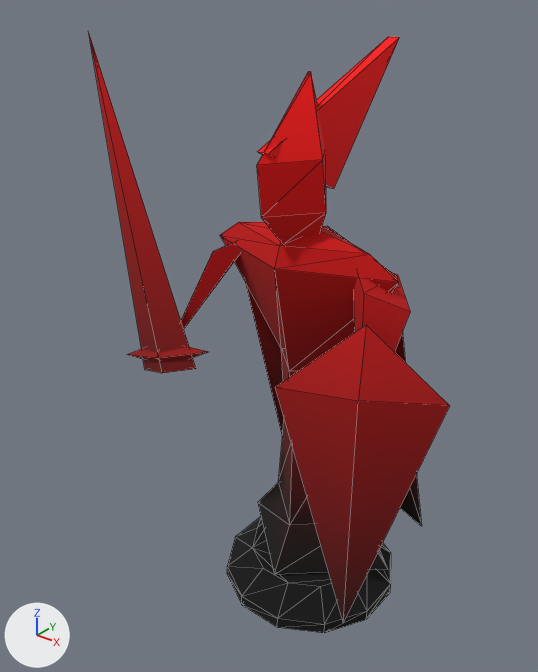
The glTF model art/terrain-study/northstar-units/ns-swordsman.glb, before and after one commit.
Both versions are drawn from a 50 mm camera at (0.848, -1.23, 1.393) aimed at (-0.119, -0.022, 0.644). Every picture has the same lights, and +X, +Y and +Z are marked at lower left. The older version comes first. Mesh edges are drawn as thin lines. Vertices at exactly the same position are counted once.

The first picture shows 'Cape', 'Crest fin', 'Kite shield', 'Ringed form', 'Ringed form.001', 'Ringed form.002', 'Spike', 'Spike.001', 'Spike.002', 'Spike.003', 'Spike.004'.
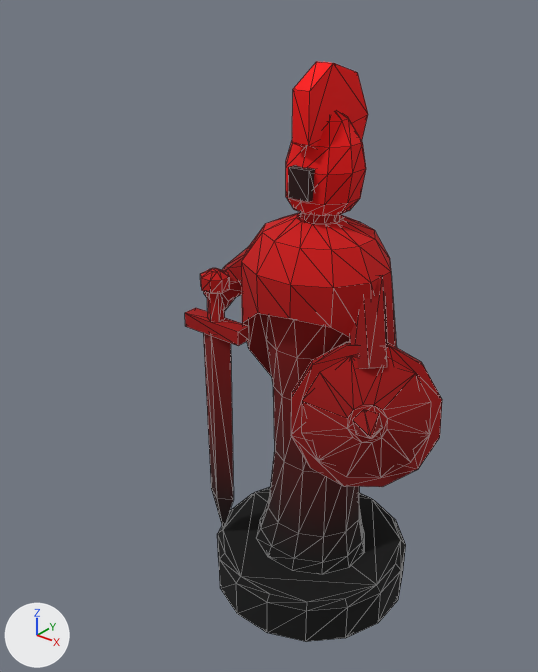
Location of each change, (x1, y1, x2, y2) in pixels of the pictures (538 x 672 px):
'Kite shield', deleted
    before: (275, 325, 450, 623)
'Ringed form.001', reshaped, recoloured
    before: (220, 222, 399, 575)
    after: (257, 212, 364, 573)
'Ringed form', reshaped (15% wider, 33% taller)
    before: (227, 517, 391, 633)
    after: (217, 487, 406, 642)
'Cloak', added
    after: (241, 213, 397, 376)
'Tapered form.003', added
    after: (301, 356, 431, 477)
'Ringed form.002', reshaped (16% wider, 39% shorter)
    before: (257, 72, 326, 242)
    after: (286, 112, 366, 216)
'Spike.003', deleted
    before: (89, 34, 196, 373)
'Crest fin', deleted
    before: (257, 36, 400, 189)
'Tapered form.002', added
    after: (291, 342, 442, 487)
'Crest', added
    after: (292, 62, 368, 149)
'Blade', added
    after: (203, 333, 233, 529)
'Spike.004', deleted
    before: (354, 272, 410, 352)
'Cape', deleted
    before: (245, 226, 422, 526)
'Tapered form.001', added
    after: (350, 275, 387, 369)
'Spike', deleted
    before: (181, 241, 240, 329)
'Cube.001', added
    after: (185, 308, 249, 346)
'Cube', added
    after: (288, 165, 315, 202)
'Tapered form', added
    after: (203, 248, 247, 310)
'Ringed form.004', added
    after: (200, 268, 230, 293)
'Tapered form.004', added
    after: (353, 409, 383, 439)
'Ringed form.003', added
    after: (207, 292, 225, 322)
'Spike.002', deleted
    before: (156, 347, 208, 360)
'Spike.001', deleted
    before: (128, 349, 158, 360)

Edits to the bpy script that builds the scene:
```text
Add mat_trim_metal:
    mat_trim_metal = bpy.data.materials.new('Trim metal')
    # nodes: BsdfPrincipled, Mix, OutputMaterial, VertexColor
    # colours: light grey #dcdcdc, mixed with the vertex colours
Add mat_ns_unit_slit:
    mat_ns_unit_slit = bpy.data.materials.new('NS unit slit')
    # nodes: BsdfPrincipled, Mix, OutputMaterial, VertexColor
    # colours: black #2b2622, mixed with the vertex colours
Change me_ringed_form:
    remove me_ringed_form.from_pydata(...)  # 36 vertices, 68 faces; spans x -0.208..0.208, y -0.208..0.208, z 0.0..0.082
    remove me_ringed_form.materials.append(mat_owner_cloth_in_shade)
    add me_ringed_form.from_pydata(...)  # 48 vertices, 92 faces; spans x -0.235..0.235, y -0.235..0.235, z 0.0..0.11
    me_ringed_form part 1: the whole mesh is rebuilt
    add me_ringed_form.materials.append(mat_trim_metal)
Change me_ringed_form_001:
    remove me_ringed_form_001.from_pydata(...)  # 28 vertices, 52 faces; spans x -0.225..0.225, y -0.153..0.225, z 0.087..0.944
    remove me_ringed_form_001.materials.append(mat_owner_cloth)
    add me_ringed_form_001.from_pydata(...)  # 132 vertices, 260 faces; spans x -0.139..0.139, y -0.132..0.128, z 0.107..0.976
    me_ringed_form_001 part 2: 28 vertices removed from x -0.225..0.225, y -0.153..0.225, z 0.087..0.944; 132 vertices added at x -0.139..0.139, y -0.132..0.128, z 0.107..0.976
    add me_ringed_form_001.materials.append(mat_owner_cloth_in_shade)
Change me_ringed_form_002:
    remove me_ringed_form_002.from_pydata(...)  # 16 vertices, 28 faces; spans x -0.075..0.075, y -0.205..0.012, z 0.919..1.231
    add me_ringed_form_002.from_pydata(...)  # 60 vertices, 116 faces; spans x -0.081..0.081, y -0.071..0.089, z 0.964..1.159
    me_ringed_form_002 part 3: the whole mesh is rebuilt
Remove ob_crest_fin:
    ob_crest_fin = bpy.data.objects.new('Crest fin', me_crest_fin)
Remove ob_spike:
    ob_spike = bpy.data.objects.new('Spike', me_spike)
Remove ob_spike_001:
    ob_spike_001 = bpy.data.objects.new('Spike.001', me_spike_001)
Remove ob_spike_002:
    ob_spike_002 = bpy.data.objects.new('Spike.002', me_spike_002)
Remove ob_spike_003:
    ob_spike_003 = bpy.data.objects.new('Spike.003', me_spike_003)
Remove ob_spike_004:
    ob_spike_004 = bpy.data.objects.new('Spike.004', me_spike_004)
Remove ob_kite_shield:
    ob_kite_shield = bpy.data.objects.new('Kite shield', me_kite_shield)
Remove ob_cape:
    ob_cape = bpy.data.objects.new('Cape', me_cape)
Add ob_tapered_form_004:
    ob_tapered_form_004 = bpy.data.objects.new('Tapered form.004', me_tapered_form_004)  # 12 vertices, 20 faces; spans x 0.192..0.2612, y -0.1862..-0.1133, z 0.5645..0.6236
    ob_tapered_form_004.location = (0.0, 0.0, 0.0)
Add ob_tapered_form_003:
    ob_tapered_form_003 = bpy.data.objects.new('Tapered form.003', me_tapered_form_003)  # 24 vertices, 44 faces; spans x 0.089..0.305, y -0.187..-0.02, z 0.46..0.714
    ob_tapered_form_003.location = (0.0, 0.0, 0.0)
Add ob_tapered_form_002:
    ob_tapered_form_002 = bpy.data.objects.new('Tapered form.002', me_tapered_form_002)  # 24 vertices, 44 faces; spans x 0.054..0.323, y -0.2..0.017, z 0.433..0.735
    ob_tapered_form_002.location = (0.0, 0.0, 0.0)
Add ob_tapered_form_001:
    ob_tapered_form_001 = bpy.data.objects.new('Tapered form.001', me_tapered_form_001)  # 12 vertices, 20 faces; spans x 0.079..0.219, y -0.105..0.024, z 0.665..0.862
    ob_tapered_form_001.location = (0.0, 0.0, 0.0)
Add ob_ringed_form_004:
    ob_ringed_form_004 = bpy.data.objects.new('Ringed form.004', me_ringed_form_004)  # 24 vertices, 44 faces; spans x -0.2146..-0.1514, y -0.1571..-0.0991, z 0.7808..0.8223
    ob_ringed_form_004.location = (0.0, 0.0, 0.0)
Add ob_ringed_form_003:
    ob_ringed_form_003 = bpy.data.objects.new('Ringed form.003', me_ringed_form_003)  # a 6-sided cylinder along z spanning x -0.1999..-0.1661, y -0.1461..-0.1101, z 0.7064..0.7808
    ob_ringed_form_003.location = (0.0, 0.0, 0.0)
Add ob_cube_001:
    ob_cube_001 = bpy.data.objects.new('Cube.001', me_cube_002)  # a box spanning x -0.262..-0.104, y -0.146..-0.11, z 0.672..0.706
    ob_cube_001.location = (0.0, 0.0, 0.0)
Add ob_blade:
    ob_blade = bpy.data.objects.new('Blade', me_blade)  # 9 vertices, 14 faces; spans x -0.224..-0.142, y -0.148..-0.109, z 0.115..0.677
    ob_blade.location = (0.0, 0.0, 0.0)
Add ob_tapered_form:
    ob_tapered_form = bpy.data.objects.new('Tapered form', me_tapered_form)  # 18 vertices, 32 faces; spans x -0.22..-0.089, y -0.138..0.021, z 0.729..0.873
    ob_tapered_form.location = (0.0, 0.0, 0.0)
Add ob_crest:
    ob_crest = bpy.data.objects.new('Crest', me_crest)  # 12 vertices, 20 faces; spans x -0.02..0.02, y -0.075..0.132, z 1.037..1.244
    ob_crest.location = (0.0, 0.0, 0.0)
Add ob_cube:
    ob_cube = bpy.data.objects.new('Cube', me_cube_001)  # a box spanning x -0.0244..0.0244, y -0.079..-0.0522, z 0.9967..1.0577
    ob_cube.location = (0.0, 0.0, 0.0)
Add ob_cloak:
    ob_cloak = bpy.data.objects.new('Cloak', me_cloak)  # 48 vertices, 82 faces; spans x -0.186..0.174, y -0.158..0.241, z 0.293..0.944
    ob_cloak.location = (0.0, 0.0, 0.0)
```
